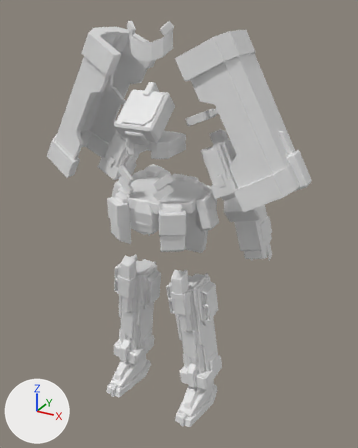
Before and after pictures for a commit that changed the FBX model Assets/Model/Armor Set 2.fbx.
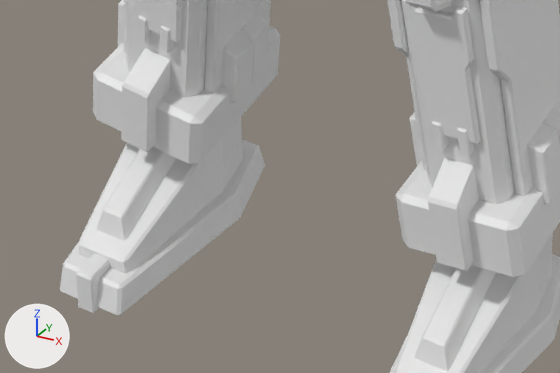
Each version appears first whole from a 50 mm lens placed at (1.036, -1.738, 1.657), pointed at (0.019, 0.11, 0.733), and next in a close-up on the part from 26% to 60% of the width and 73% to 92% of the height. Lighting does not change. The marker at lower left points along +X, +Y and +Z. The last two pictures show the newer version. Where no turn or scale is listed for an object, it has been applied to the vertices.

Script lines for the objects in view, before the commit:
```python
me_cube_225 = bpy.data.meshes.new('Cube.225')
me_cube_225.from_pydata(...)  # 2096 vertices, 1962 faces; spans x -0.272..0.272, y -0.193..0.111, z -0.149..0.612
ob_legs_armor_2 = bpy.data.objects.new('Legs Armor 2', me_cube_225)
ob_legs_armor_2.location = (0.0, 0.0, 0.0)
```
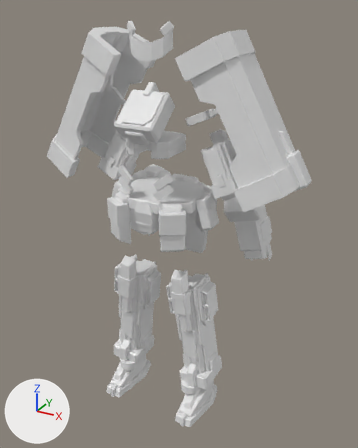
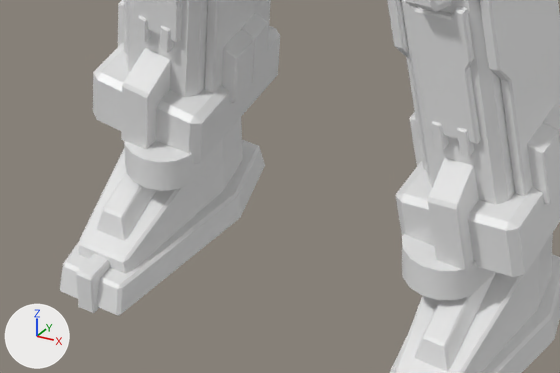
What differs and where, as boxes [x1, y1, x2, y2] in the close-ups (560 x 373 px):
'Cube.004', added: after [124, 141, 495, 300]

The change, as a diff of the scene's bpy script:
```diff
--- a/Assets/Model/Armor Set 2.fbx.py
+++ b/Assets/Model/Armor Set 2.fbx.py
@@ me_cube_020 @@
+me_cube_020.from_pydata(...)  # 408 vertices, 362 faces; spans x -0.233..0.233, y -0.107..0.1, z -0.031..0.137
@@ ob_cube_004 @@
+ob_cube_004 = bpy.data.objects.new('Cube.004', me_cube_020)
+ob_cube_004.location = (0.0, 0.0, 0.0)
```
